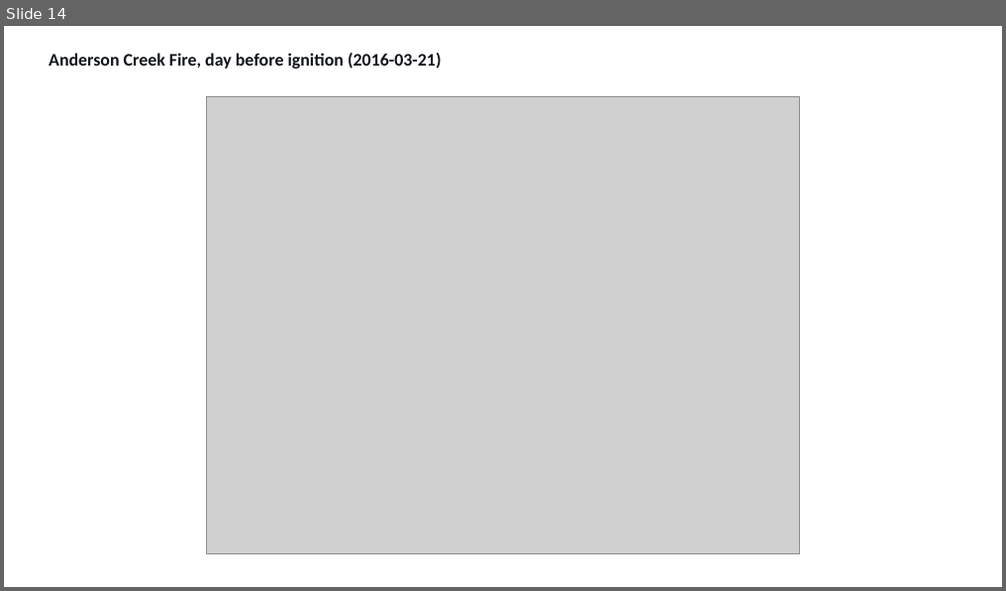
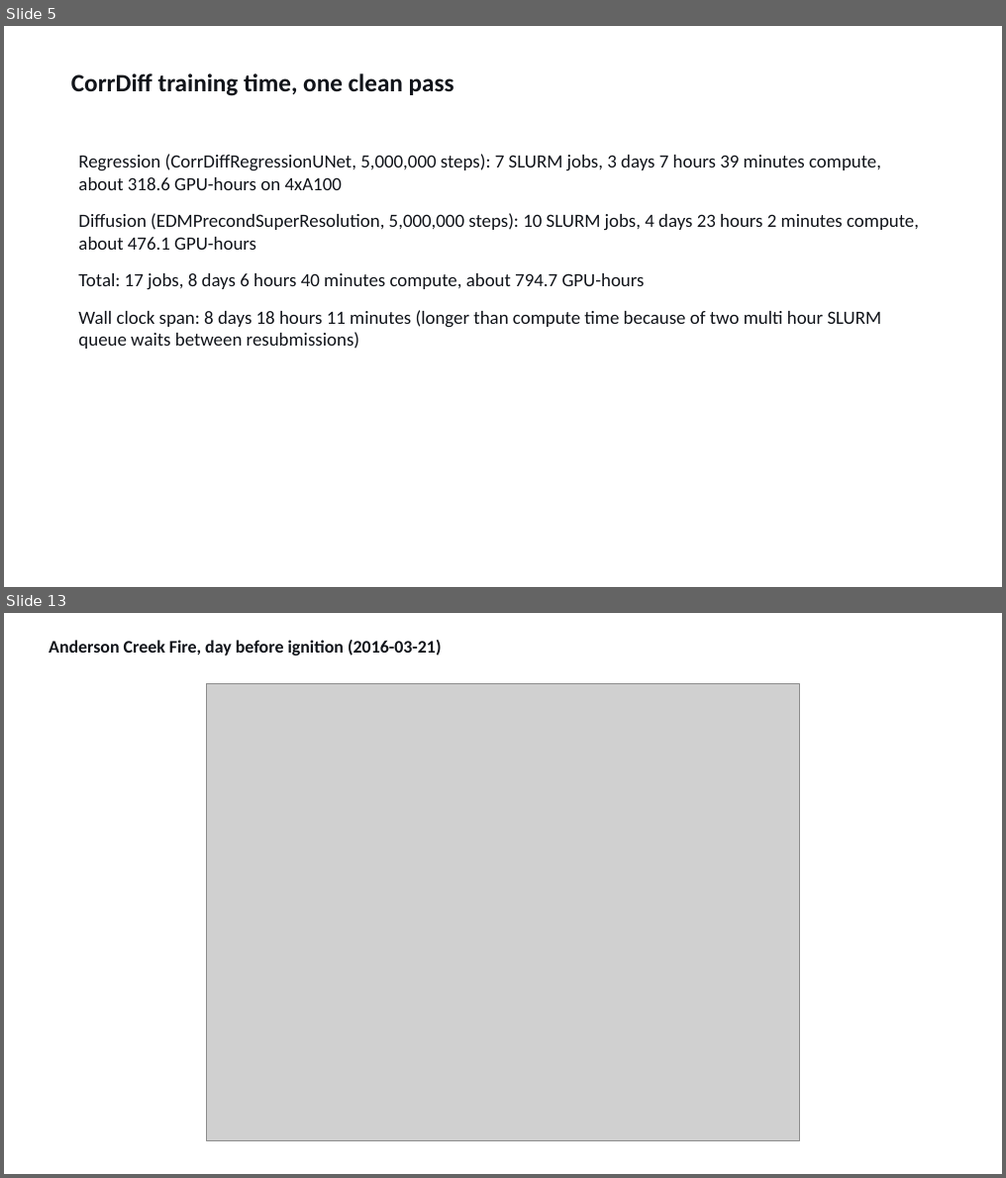
Before and after one commit to milhud/diffusion_downscaling_model, a slide deck: results/corrdiff_comparison/corrdiff_benchmark_slides.pptx. Shown one above the other, each under a label of ours: slide 14 before the commit, slides 5 and 13 after it; the slides between them are not shown. The pictures are 1006x591 and 1006x1178 pixels, drawn with LibreOffice and Linux fonts; fonts in the diff are those of the drawing; grey boxes stand for pictures. Boxes give left, top, right and bottom in pixels: in the first picture for what was removed or moved away, otherwise in the second. Text is boxed around its words. In the diff, an @@ line names an element or a change of style, - is before the commit and + after.

Commit message:
Swap accuracy to bar chart, training time to plain text, drop ratio-zoom slide
- Accuracy, all variables: bar chart instead of text bullets (that was
  backwards from what was asked -- bar chart for accuracy, plain text
  for training time).
- Training time (CorrDiff and ours): plain text slides instead of native
  pptx bar charts.
- Dropped the power-ratio zoomed slide entirely (scale/framing didn't
  read clearly) and the "raw view" wording from the remaining spectrum
  caption.
- Clarified "unrecorded crop locations" wording: CorrDiff's generate.py
  does not save which map location it ran on for each date, not just
  "unrecorded" with no explanation.
- Noted where the 6 comparison dates came from: random held-out
  test-year samples from scripts/run_generic_baselines.py (seed 0).

```diff
--- a/results/corrdiff_comparison/corrdiff_benchmark_slides.pptx
+++ b/results/corrdiff_comparison/corrdiff_benchmark_slides.pptx
@@ slide 5 added at <box>4,26,1002,587</box>, background #FFFFFF @@
@@ text added at <box>71,74,454,96</box>, 24 pt, text #11141A, bold @@
+CorrDiff training time, one clean pass
@@ text added at <box>78,154,919,349</box>, 18 pt, text #11141A @@
+Regression (CorrDiffRegressionUNet, 5,000,000 steps): 7 SLURM jobs, 3 days 7 hours 39 minutes compute, about 318.6 GPU-hours on 4xA100
+Diffusion (EDMPrecondSuperResolution, 5,000,000 steps): 10 SLURM jobs, 4 days 23 hours 2 minutes compute, about 476.1 GPU-hours
+Total: 17 jobs, 8 days 6 hours 40 minutes compute, about 794.7 GPU-hours
+Wall clock span: 8 days 18 hours 11 minutes (longer than compute time because of two multi hour SLURM queue waits between resubmissions)
@@ what was slide 14 is now slide 13 @@
```
Also in this commit, not shown: 8 slides changed, 1 other slide added, 3 slides removed, 7 other files.
